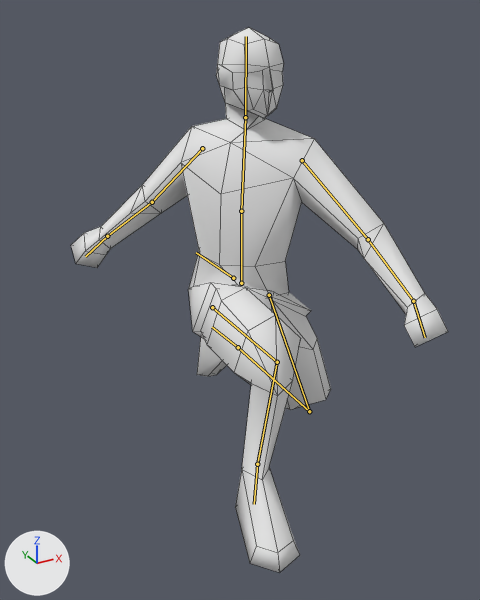
Two versions of the Blender file animations/anim_move/anim_move.blend, one commit apart.
Camera for both pictures: a camera (50 mm lens) standing at (-0.944, -1.607, 1.336) and looking at (-0.047, 0.023, 0.521). The lights are fixed; the arrows at lower left show +X, +Y and +Z. Both versions are drawn at frame 0 of the action 'crouch_idle_aim-loop'; the numbers are the values there. The bones that bend it are drawn over the model as lines. Mesh edges are drawn as thin lines.

Objects in the first picture: 'soldier_sr'.
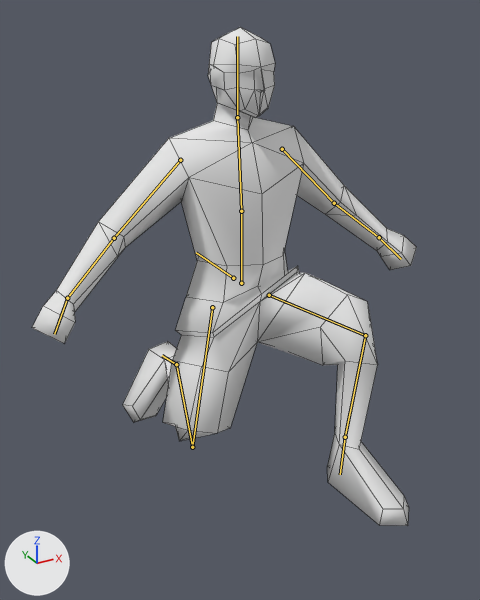
Boxes [x1, y1, x2, y2] around the edits, measured in the pictures (480 x 600 px):
'soldier_sr', posed (9% shorter): before [71, 27, 448, 573]; after [32, 27, 417, 526]
bone 'Head', root to tip: before (245, 117) to (246, 36); after (237, 117) to (237, 36)
bone 'HipL', root to tip: before (269, 295) to (309, 411); after (269, 295) to (365, 335)
bone 'KneeL', root to tip: before (309, 411) to (238, 347); after (365, 335) to (345, 437)
bone 'HipR', root to tip: before (212, 307) to (277, 362); after (212, 307) to (192, 447)
bone 'KneeR', root to tip: before (277, 362) to (257, 464); after (192, 447) to (176, 364)
bone 'FootR', root to tip: before (257, 464) to (254, 504); after (176, 364) to (162, 355)

What the commit changed:
Bone 'Spine' (bone_spine) turns from (0, -60, 0) to (0, 0, 0) degrees about its own x, y and z.
Bone 'Head' (bone_head) turns from (0, 60, 0) to (0, 0, 0) degrees about its own x, y and z.
Bone 'HipL' (bone_hipl) turns from (10, -38, -22) to (8, -26, -95) degrees about its own x, y and z.
Bone 'KneeL' (bone_kneel) turns from (20, -18, 121) to (21, -6, 93) degrees about its own x, y and z.
Bone 'HipR' (bone_hipr) turns from (-4, 19, -92) to (-17, 17, -25) degrees about its own x, y and z.
Bone 'KneeR' (bone_kneer) turns from (-18, 13, 93) to (-9, 20, 123) degrees about its own x, y and z.
Bone 'FootR' (bone_footr) turns from (1, 0, -5) to (0, 0, -29) degrees about its own x, y and z.
